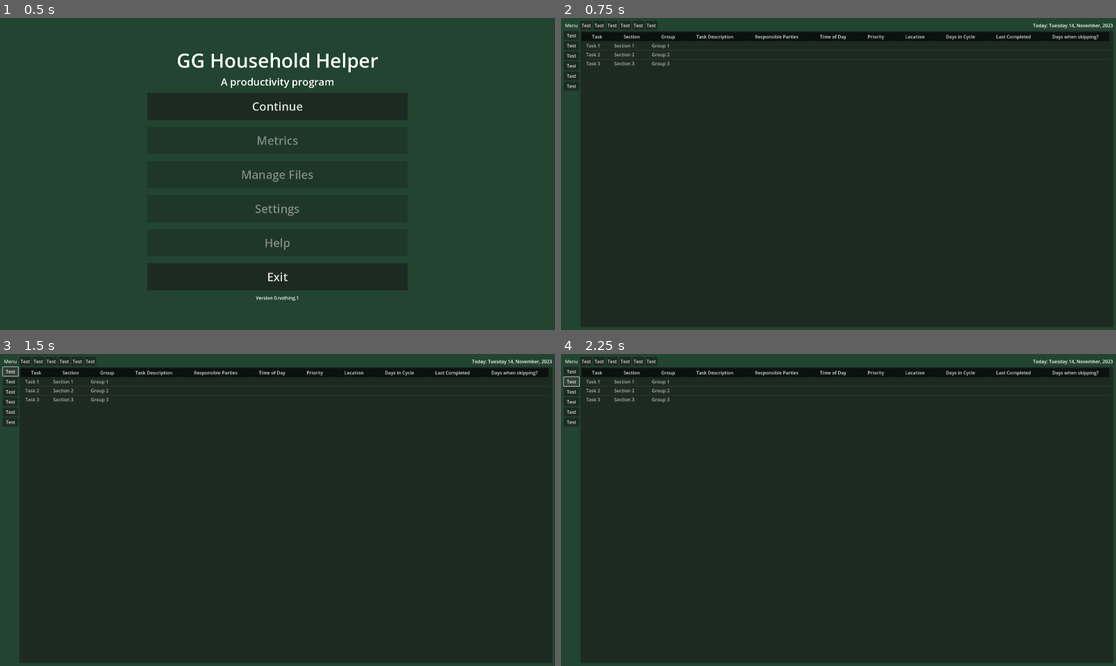
Above: before the commit, frames 1-4 (two rows, left to right).
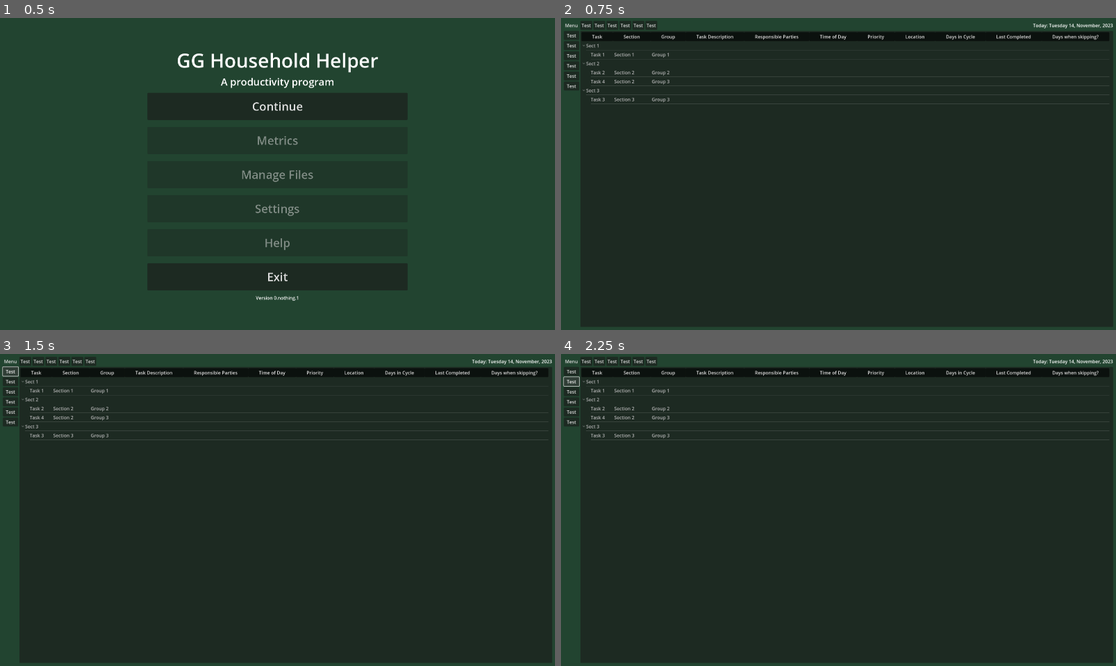
Above: after the commit, the same moments.

Repository: Phoenix-Greenleaf/GG-Household-Helper
Game: Godot game, scene res://scenes/screens/main_menu.tscn
The game is run twice, just before and just after one commit, with the same random seed, the same clock (stepped at 60 frames per second) and the same inputs.
Inputs:
- Up to frame 1 (0.5 s): no input
- Up to frame 2 (0.75 s): click "Continue" at 0.5 s
- Up to frame 3 (1.5 s): click "Test" at 1.25 s
- Up to frame 4 (2.25 s): click "Test" at 2 s

Frame 1 is identical in both runs. In frame 2, 1.2% of the frame differs, in the area x 3-99%, y 8-28%; in frame 3, 1.2%; in frame 4, 1.2%.

Commit message:
More data success
I now have sections dividing nicely, and grouping nicely. Sections will stay divided for different screen use, and the grouping will be used instead for groups!

Diff:
--- a/data/data_global.gd
+++ b/data/data_global.gd
@@ -88,7 +88,14 @@
 	"Group 3",
 ]
 
-var test_data_array: Array = [column_header, task_one, task_two, task_three]
+var task_four: Array = [
+	"Task 4",
+	"Section 2",
+	"Group 3",
+]
+
+
+var test_data_array: Array = [column_header, task_one, task_two, task_three, task_four]
 
 func print_test_array():
 	print("Test Data Array:")
--- a/data/screens/table_tree.gd
+++ b/data/screens/table_tree.gd
@@ -1,18 +1,20 @@
 extends Tree
+# motion on the floor to classify as TreeTabler
 
 
-var column_header: Array = [
-	"Task",
-	"Section",
-	"Group",
-	"Task Description",
-	"Responsible Parties",
-	"Time of Day",
-	"Priority",
-	"Location",
-	"Days in Cycle",
-	"Last Completed",
-	"Days when skipping?",
+var column_header: Array = []
+var default_column_header: Array = [
+	"Default_Task",
+	"Default_Section",
+	"Default_Group",
+	"Default_Task Description",
+	"Default_Responsible Parties",
+	"Default_Time of Day",
+	"Default_Priority",
+	"Default_Location",
+	"Default_Days in Cycle",
+	"Default_Last Completed",
+	"Default_Days when skipping?",
 ]
 
 var Checkbox: Dictionary = DataGlobal.Checkbox
@@ -35,104 +37,56 @@
 var active_color = Color(1, 1, 1)
 var complete_color = Color(0, 1, 0)
 
-var number_of_columns: int = column_header.size()
+var number_of_columns: int
 var number_of_rows: int
 
-var sections: Dictionary
-var groups: Dictionary
-var subgroups: Dictionary
+var section_1: Array
+var section_2: Array
+var section_3: Array
+
+var sections_array: Array = [[section_1],[section_2],[section_3]]
+var groups: Array
 var tree_address: Array
+
+enum {SECTION_COLUMN = 1}
+
 
 
 func _ready() -> void:
 	create_new_blank_tree()
 
 
-
-
-
-
-
-
-func create_new_test_tree() -> void:
-#	var month_label: String = month_keys[month]
-#		month_label = month_label.capitalize()
-#	year_task_data = YearTaskData.new()
-#	var year_item: TreeItem = create_item()
-#	year_item.set_cell_mode(0,TreeItem.CELL_MODE_CHECK)
-#	year_item.set_checked(0,true)
-	set_table_headers()
-	var root: TreeItem = create_item()
-	prints("Root Parent is null:", root.get_parent())
-
-	var group_1: TreeItem = root.create_child()
-	group_1.set_text(0,"Group 1")
-
-
-	var group_2: TreeItem = root.create_child()
-	group_2.set_text(0,"Group 2")
-
-
-	var group_3: TreeItem = root.create_child()
-	group_3.set_text(0,"Group 3")
-
-
-	var subgroup_1: TreeItem = group_1.create_child()
-	subgroup_1.set_text(0,"SubGroup 1")
-#	print(subgroup_1.get_parent().get_text(0))
-
-	var subgroup_2: TreeItem = group_1.create_child()
-	subgroup_2.set_text(0,"SubGroup 2")
-#	print(subgroup_2.get_parent().get_text(0))
-
-	get_all_tree_items()
-
-
-
-#
-#	var first_tree_item = root.get_first_child()
-#	var tree_item_count: int = 1
-#	var current_item_text: String = first_tree_item.get_text(0)
-#	prints("First child:", current_item_text, "  Count:", tree_item_count)
-#	while first_tree_item != null:
-#		first_tree_item = first_tree_item.get_next()
-#		if first_tree_item != null:
-#			tree_item_count += 1
-#			current_item_text = first_tree_item.get_text(0)
-#		else:
-#			current_item_text = "Get NULLd son"
-#		prints("Next child:", current_item_text, "  Count:", tree_item_count)
-#	prints("Tree Item Count:", tree_item_count)
-
-
 func create_new_blank_tree():
-	set_table_headers()
 	number_of_rows = DataGlobal.test_data_array.size()
 	prints("Number of rows:", number_of_rows)
 	DataGlobal.print_test_array()
-	var sectioning_test = ["Section 1", "Section 2", "Section 3"]
+
+	dumb_to_smart_array(DataGlobal.test_data_array)
+	set_table_headers()
 
 	var root: TreeItem = create_item()
+	var tree_section_1: TreeItem = root.create_child()
+	var tree_section_2: TreeItem = root.create_child()
+	var tree_section_3: TreeItem = root.create_child()
+	tree_section_1.set_text(0, "Sect 1")
+	tree_section_2.set_text(0, "Sect 2")
+	tree_section_3.set_text(0, "Sect 3")
 
+	for row_loop in section_1.size():
+		var child: TreeItem = tree_section_1.create_child()
+		for column_loop in section_1[row_loop].size():
+			child.set_text(column_loop, section_1[row_loop][column_loop])
+#			prints("S1 Loop: Row", row_loop, ", Col", column_loop, ", Item", section_1[row_loop][column_loop])
 
-	for row in number_of_rows:
-		if row != 0:
-			var child: TreeItem = root.create_child()
-			var tree_row: int = 0
-			for column in DataGlobal.test_data_array[row].size():
-				child.set_text(column, DataGlobal.test_data_array[row][column])
-				tree_row += 1
+	for row_loop in section_2.size():
+		var child: TreeItem = tree_section_2.create_child()
+		for column_loop in section_2[row_loop].size():
+			child.set_text(column_loop, section_2[row_loop][column_loop])
 
-	pass
-
-
-
-
-
-
-
-
-
+	for row_loop in section_3.size():
+		var child: TreeItem = tree_section_3.create_child()
+		for column_loop in section_3[row_loop].size():
+			child.set_text(column_loop, section_3[row_loop][column_loop])
 
 
 
@@ -150,38 +104,8 @@
 			get_all_tree_items(items)
 
 
-
-
-
-
-
-
-#	for column in number_of_columns:
-#		root.get_next()
-
-
-
-
-# the old test blank
-#func create_new_test_tree() -> void:
-#	var item_one: TreeItem = create_item()
-#	item_one.set_text(0, "Item One")
-#	item_one.set_text(1, "One One")
-#
-#	var item_two: TreeItem = create_item(item_one)
-#	item_two.set_text(0, "Item Two")
-#	item_two.set_text(1, "Two Two")
-#
-#	var item_three: TreeItem = create_item()
-#	item_three.set_text(2, "Threesies but also testing for spppppaaaaccccceee")
-#
-#	set_table_headers()
-
-
-
-
-
 func set_table_headers() -> void:
+	number_of_columns = column_header.size()
 	prints("Columns:", number_of_columns)
 	self.columns = number_of_columns
 	var column: int = 0
@@ -194,13 +118,6 @@
 	clear()
 
 
-#func get_all_children(node: Node, level: int = 0):
-#	var _level: int = level # retains local level property
-#	for N in node.get_children():
-#		print(".".repeat(_level) + N.name)
-#		if N.get_child_count() > 0:
-#			get_all_children(N, _level + 1)
-
 func print_human_tree_address():
 	var human_tree_address: Array = []
 	for computer_address in tree_address:
@@ -208,14 +125,27 @@
 	prints("Magic array:", human_tree_address)
 
 
+func dumb_to_smart_array(target: Array):
+	column_header = target[0] #headers isolated
+
+	for item in target.size(): #section separation
+		if item != 0:  #skip the header row
+			print(target[item][SECTION_COLUMN])
+			match target[item][SECTION_COLUMN]:
+				"Section 1":
+					section_1.append(target[item])
+				"Section 2":
+					section_2.append(target[item])
+				"Section 3":
+					section_3.append(target[item])
+				_:
+					print("You didn't say the magic word")
+
+func smart_to_dumb_array():
+	pass
 
 
-
-
-
-
-
-
+##signal town
 
 func _on_cell_selected() -> void:
 	var selected_cell: TreeItem = get_selected()
